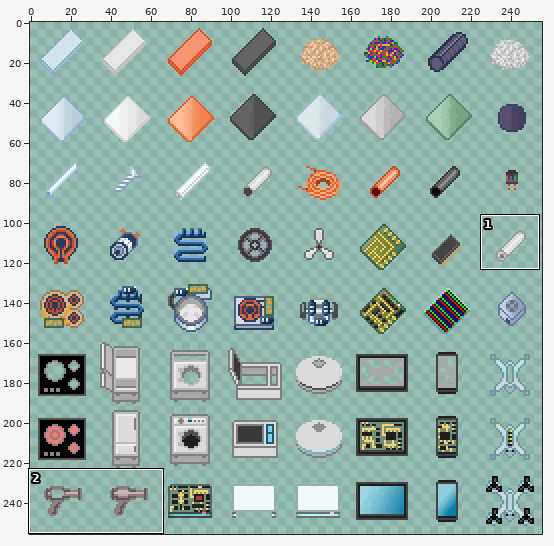
File history of a sprite sheet, app/src/main/res/drawable-nodpi/materials.png. The first picture is a wide view before the edit; the outline marks the close-up.
Close-up. Before the edit:
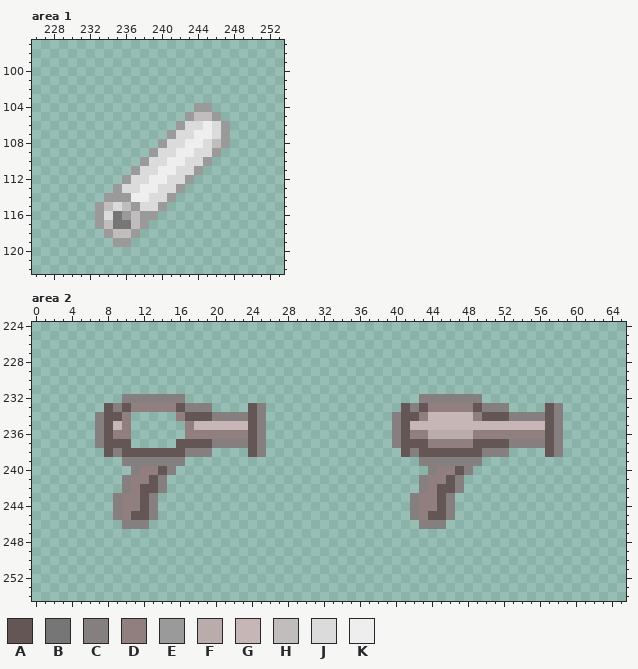
The file is 256x256 pixels. Pixels under 10% opacity are left out. Colours within 5 levels of each other are drawn and written as one. Shown: area 1: x 226..253, y 97..122; area 2: x 0..65, y 224..254.
Palette (. is transparent): A #655656  B #767676  C #867f7f  D #917f7f  E #9a9a9a  F #bbacac  G #c7b6b6  H #c2bdbd  J #dbdbdb  K #eeeeee
Once edited:
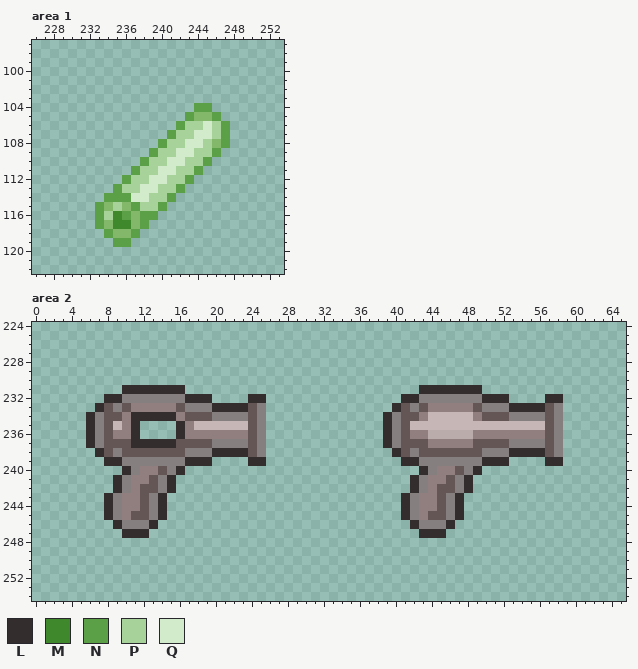
Colours new in this view: L #342d2d  M #3f882b  N #5b9f47  P #a7d299  Q #d2ebca
Diff:
@@ palette @@
-H #c2bdbd
+H #83b86b
--- area 1
@@ x 231..249 @@
 103 ...................
-104 .............EE....
-105 ............EHHE...
-106 ...........EJJKJE..
-107 ..........EJJKKJE..
-108 .........EJJKKJHE..
-109 ........EJJKKJJE...
-110 .......EJJKKJJE....
-111 ......EJJKKJJE.....
-112 .....EJJKKJJE......
-113 ....EJJKKJJE.......
-114 ...EEEKKJJE........
-115 ..EHJHEJJE.........
-116 ..EJBEHEE..........
-117 ..EHBBHE...........
-118 ...EHHE............
-119 ....EE.............
+104 .............NN....
+105 ............NHHN...
+106 ...........NPPQPN..
+107 ..........NPPQQPN..
+108 .........NPPQQPHN..
+109 ........NPPQQPPN...
+110 .......NPPQQPPN....
+111 ......NPPQQPPN.....
+112 .....NPPQQPPN......
+113 ....NPPQQPPN.......
+114 ...NNNQQPPN........
+115 ..NHPHNPPN.........
+116 ..NPMNHNN..........
+117 ..NHMMHN...........
+118 ...NHHN............
+119 ....NN.............
 120 ...................
--- area 2
@@ x 0..65 @@
 230 ..................................................................
-231 ..................................................................
-232 ..........CCCCCCC..........................CCCCCCC................
-233 ........ACADDDDDACCC....AC...............ACADDDDDACCC....AC.......
-234 .......CAAD.....DAAACCCCAC..............CAADGGGGGDAAACCCCAC.......
-235 .......CAGD......DGGGGGGAC..............CAGGGGGGGGGGGGGGGAC.......
-236 .......CADD......DDDDDDDAC..............CADDFFFFFDDDDDDDDAC.......
-237 .......CAAA.....AAAACCCCAC..............CAAADDDDDAAAACCCCAC.......
-238 ........ACAAAAAAACCC....AC...............ACAAAAAAACCC....AC.......
-239 ..........CCCCCCC..........................CCCCCCC................
-240 ...........CDDAC............................CDDAC.................
-241 ..........CDDAC............................CDDAC..................
-242 ..........CDAAC............................CDAAC..................
-243 .........CDDAC............................CDDAC...................
-244 .........CDDAC............................CDDAC...................
-245 .........CDAAC............................CDAAC...................
-246 ..........CCC..............................CCC....................
-247 ..................................................................
+231 ..........LLLLLLL..........................LLLLLLL................
+232 ........LLCCCCCCCLLL....LL...............LLCCCCCCCLLL....LL.......
+233 .......LACADDDDDACCCLLLLAC..............LACADDDDDACCCLLLLAC.......
+234 ......LCAADLLLLLDAAACCCCAC.............LCAADGGGGGDAAACCCCAC.......
+235 ......LCAGDL....LDGGGGGGAC.............LCAGGGGGGGGGGGGGGGAC.......
+236 ......LCADDL....LDDDDDDDAC.............LCADDFFFFFDDDDDDDDAC.......
+237 ......LCAAALLLLLAAAACCCCAC.............LCAAADDDDDAAAACCCCAC.......
+238 .......LACAAAAAAACCCLLLLAC..............LACAAAAAAACCCLLLLAC.......
+239 ........LLCCCCCCCLLL....LL...............LLCCCCCCCLLL....LL.......
+240 ..........LCDDACL..........................LCDDACL................
+241 .........LCDDACL..........................LCDDACL.................
+242 .........LCDAACL..........................LCDAACL.................
+243 ........LCDDACL..........................LCDDACL..................
+244 ........LCDDACL..........................LCDDACL..................
+245 ........LCDAACL..........................LCDAACL..................
+246 .........LCCCL............................LCCCL...................
+247 ..........LLL..............................LLL....................
 248 ..................................................................
